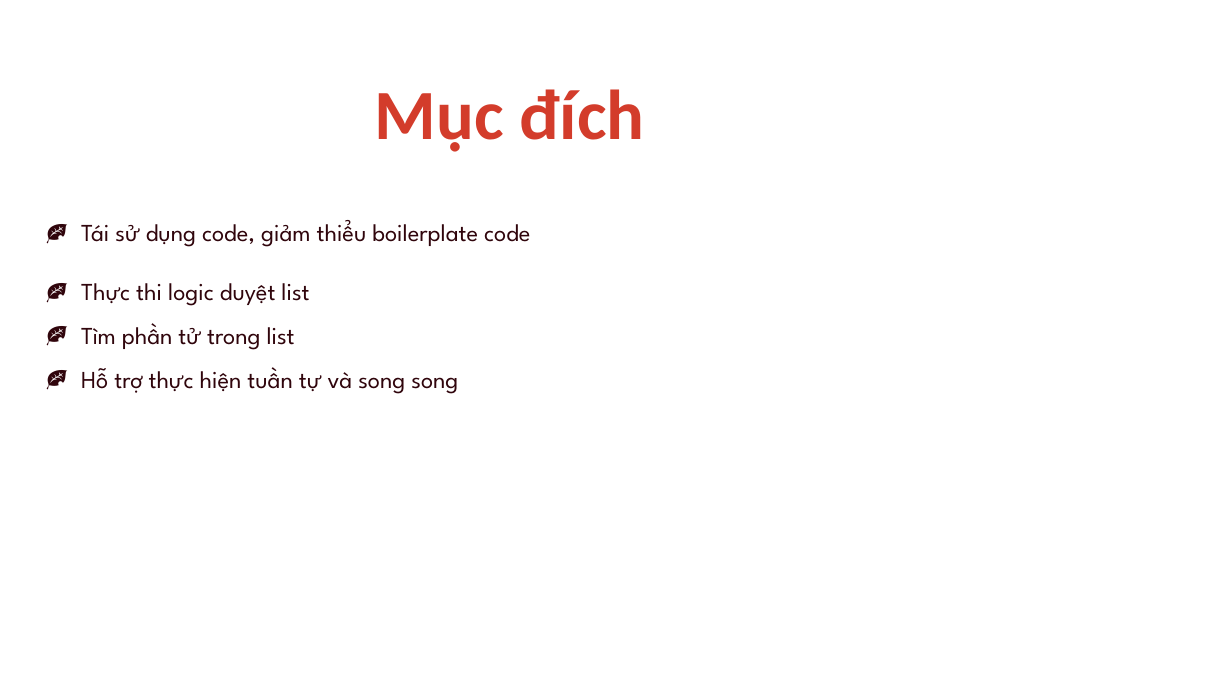
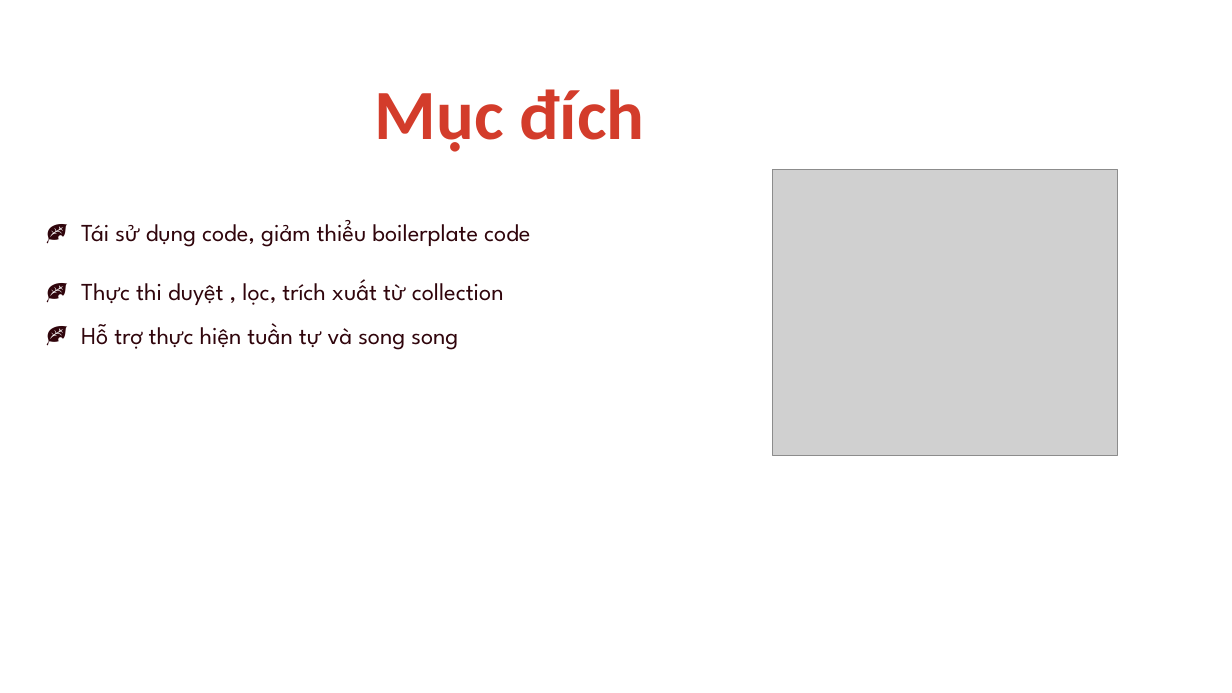
Before and after one commit to goodbyevinh/MyAppChat, a slide deck: slide 3 of Seminar/present.pptx. Drawn at 1232x693 pixels with LibreOffice and Linux fonts; fonts in the diff are those of the drawing; grey boxes stand for pictures. Boxes give left, top, right and bottom in pixels: in the first picture for what was removed or moved away, otherwise in the second. Text is boxed around its words. In the diff, an @@ line names an element or a change of style, - is before the commit and + after.

```diff
--- a/Seminar/present.pptx
+++ b/Seminar/present.pptx
@@ picture added at <box>773,170,1117,456</box> @@
@@ text at <box>81,279,504,305</box>: text changed @@
-🍂 Thực thi logic duyệt list
-🍂 Tìm phần tử trong list
+🍂 Thực thi duyệt , lọc, trích xuất từ collection
```
Also in this commit, not shown: 6 other slides changed, 13 slides added, 3 slides removed, 11 other files.
